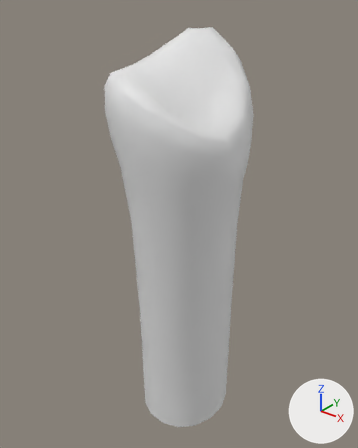
Before and after pictures for a commit that changed the FBX model res/models/Modele_Mati/Swieczki/Swieca1.fbx.
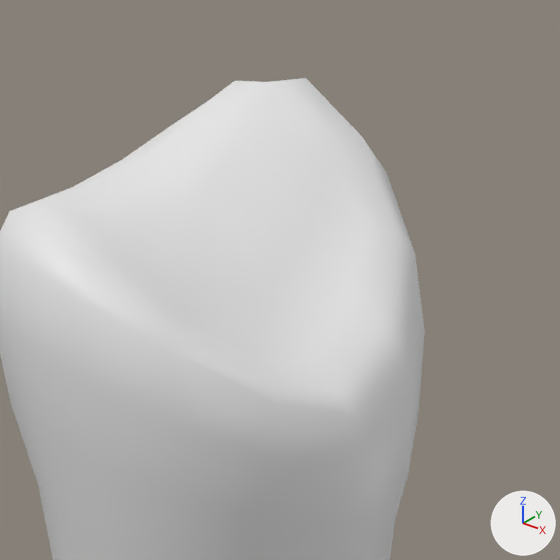
Old and new are each drawn whole from a 50 mm camera at (0.01584, -0.02017, 0.01327) aimed at (-0.00037, 0.0001, 0.0007) and again close up on the part from 30% to 84% of the width and 0% to 43% of the height. Every picture has the same lights, and +X, +Y and +Z are marked at lower right. The older version's two pictures come first. Where no turn or scale is listed for an object, it has been applied to the vertices.

Before the edit, the objects in view are built like this:
```python
me_swieca1_001 = bpy.data.meshes.new('Swieca1.001')
me_swieca1_001.from_pydata(...)  # 153 vertices, 288 faces; spans x -0.004..0.0037, y -0.0041..0.0035, z -0.0122..0.0112
ob_swieca1 = bpy.data.objects.new('Swieca1', me_swieca1_001)
ob_swieca1.location = (0.0, 0.0, 0.0)
```
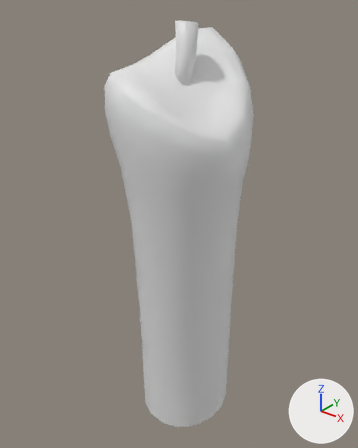
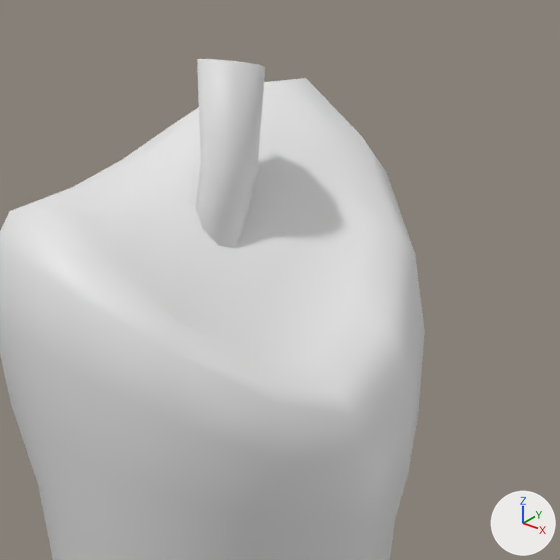
The change, as a list of edits to the scene's bpy script:
```text
Change me_swieca1_001:
    used by ob_swieca1; location = (0.0, 0.0, 0.0)
    remove me_swieca1_001.from_pydata(...)  # 153 vertices, 288 faces; spans x -0.004..0.0037, y -0.0041..0.0035, z -0.0122..0.0112
    add me_swieca1_001.from_pydata(...)  # 177 vertices, 332 faces; spans x -0.004..0.0037, y -0.0041..0.0035, z -0.0122..0.0117
    me_swieca1_001 part 1: a new loose piece of 24 vertices spanning x -0.0004..0.0007, y -0.0009..0.0006, z 0.0083..0.0117
```

Boxes (x1, y1, x2, y2) around the edits, measured in the close-ups (560 x 560 px):
'Swieca1', reshaped: before (0, 78, 425, 560); after (0, 59, 425, 560)
part 1 of me_swieca1_001, added: after (195, 59, 265, 248)
